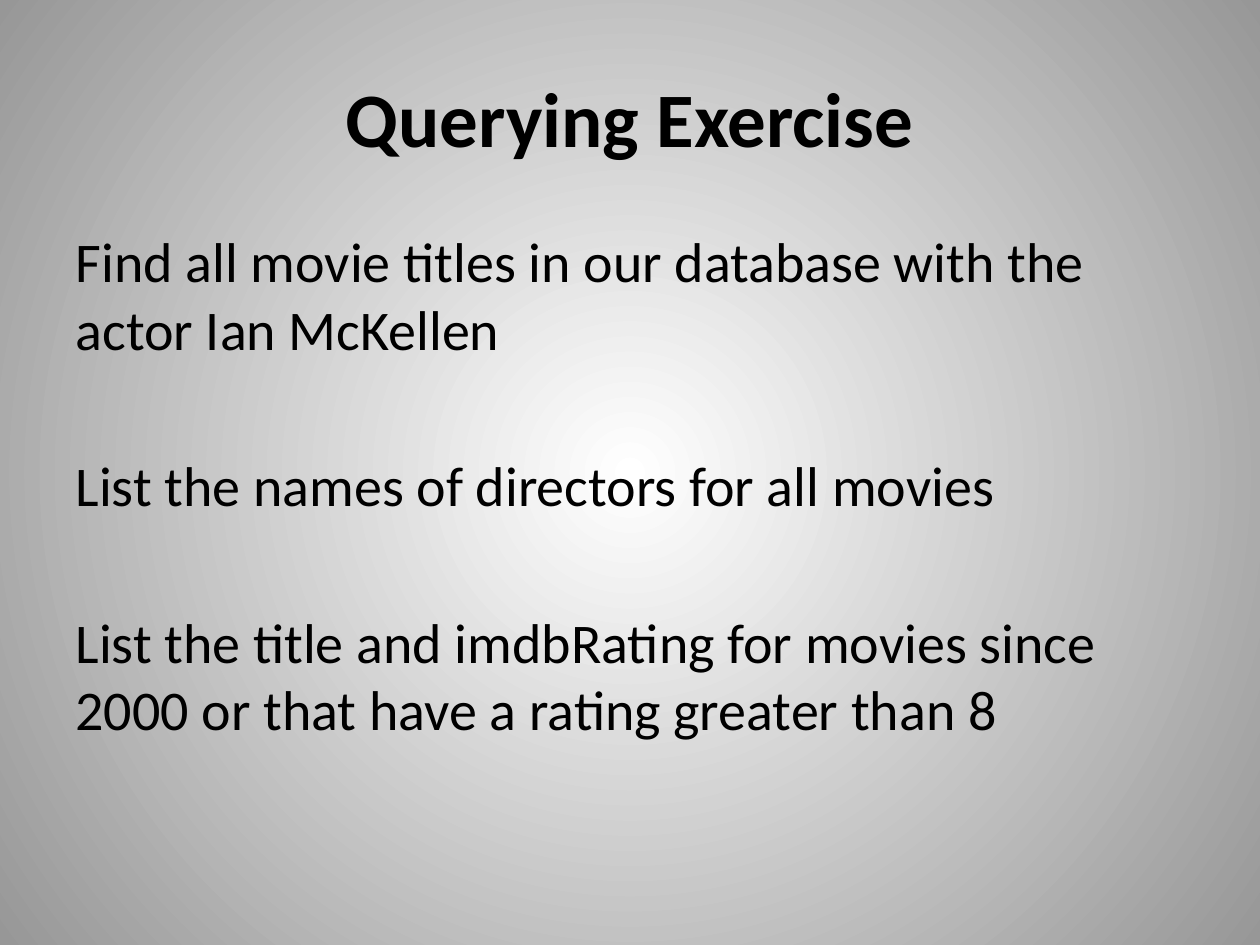
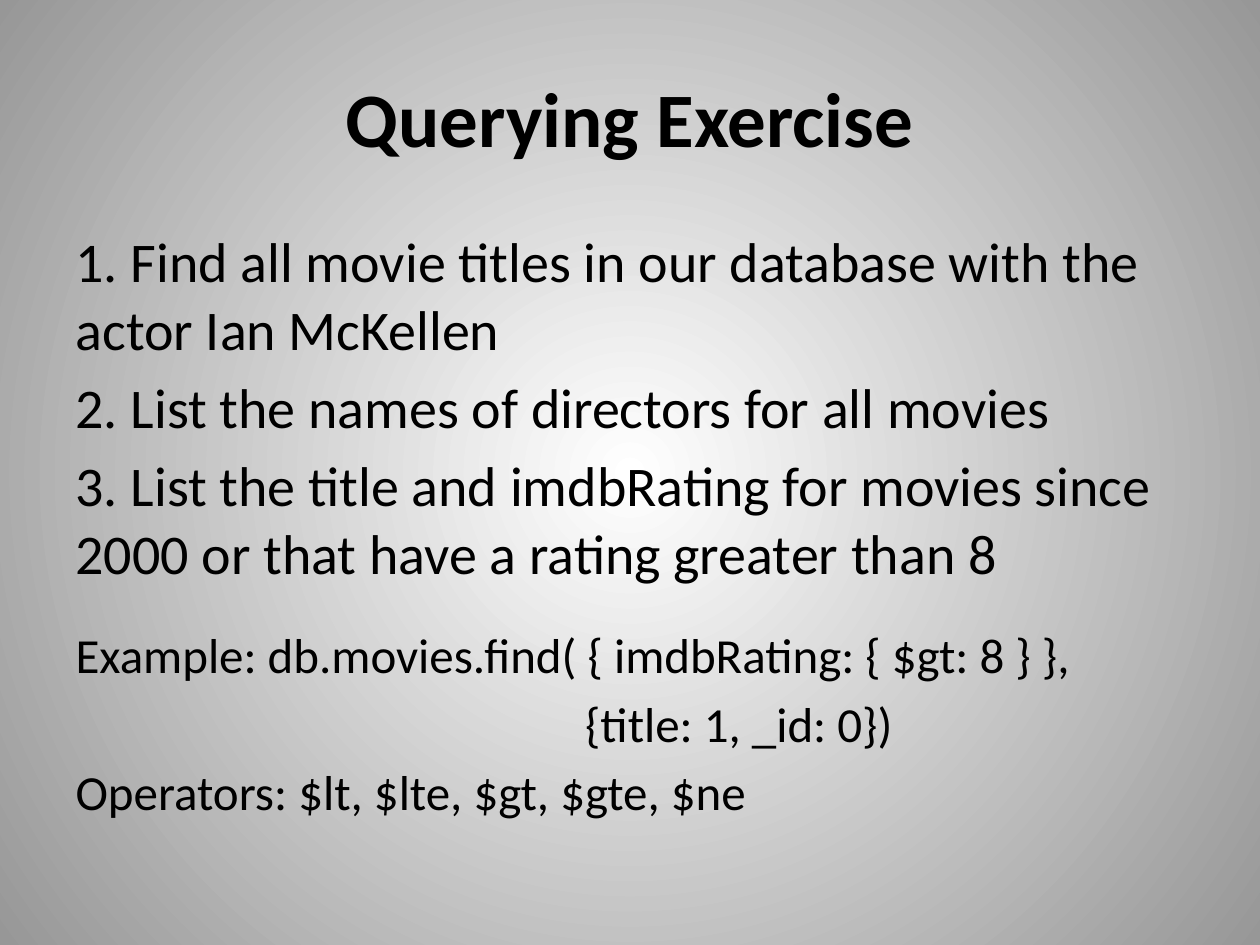
Before and after one commit to dvanvali/mongoDbPresentation, a slide deck: slide 17 of MongoDB.pptx (slide 15 before the commit). Drawn at 1260x945 pixels with LibreOffice and Linux fonts; fonts in the diff are those of the drawing. Boxes give left, top, right and bottom in pixels: in the first picture for what was removed or moved away, otherwise in the second. Text is boxed around its words. In the diff, an @@ line names an element or a change of style, - is before the commit and + after.

```diff
--- a/MongoDB.pptx
+++ b/MongoDB.pptx
@@ text at [76,243,1151,819]: text changed @@
-Find all movie titles in our database with the actor Ian McKellen
-List the names of directors for all movies
-List the title and imdbRating for movies since 2000 or that have a rating greater than 8
+1. Find all movie titles in our database with the actor Ian McKellen
+2. List the names of directors for all movies
+3. List the title and imdbRating for movies since 2000 or that have a rating greater than 8
+Example: db.movies.find( { imdbRating: { $gt: 8 } },
+{title: 1, _id: 0})
+Operators: $lt, $lte, $gt, $gte, $ne
```
Also in this commit, not shown: 11 other slides changed, 8 slides added, 2 slides removed.
